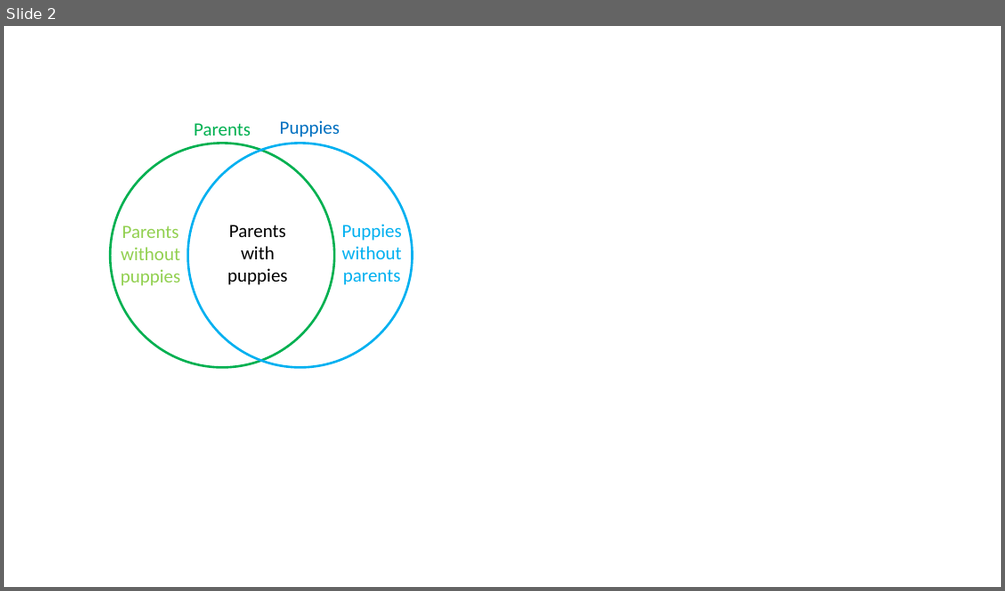
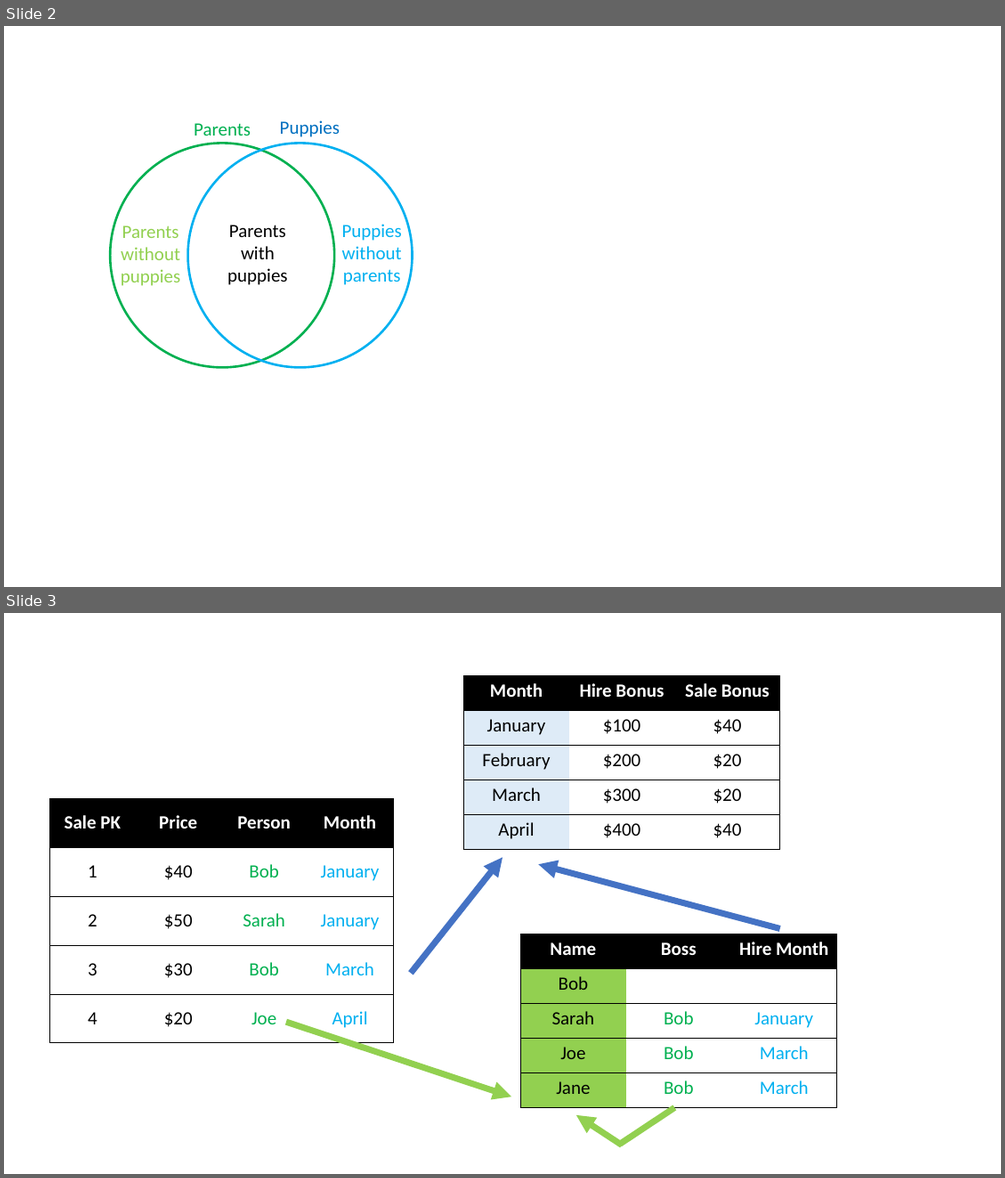
Before and after one commit to profgarrett/jsgames, a slide deck: static/sql_diagrams.pptx. Shown one above the other, each under a label of ours: slide 2 before the commit, slides 2 and 3 after it. The pictures are 1005x591 and 1005x1178 pixels, drawn with LibreOffice and Linux fonts; fonts in the diff are those of the drawing. Boxes give left, top, right and bottom in pixels: in the first picture for what was removed or moved away, otherwise in the second. Text is boxed around its words. In the diff, an @@ line names an element or a change of style, - is before the commit and + after.

```diff
--- a/static/sql_diagrams.pptx
+++ b/static/sql_diagrams.pptx
@@ slide 3 added at (4,613,1001,1174), background #FFFFFF @@
@@ table added at (464,676,780,850), 5 rows, 3 columns @@
+Month | Hire Bonus | Sale Bonus
+January | $100 | $40
+February | $200 | $20
+March | $300 | $20
+April | $400 | $40
@@ table added at (49,798,394,1043), 5 rows, 4 columns @@
+Sale PK | Price | Person | Month
+1 | $40 | Bob | January
+2 | $50 | Sarah | January
+3 | $30 | Bob | March
+4 | $20 | Joe | April
@@ arrow added from (411, 973) to (502, 858), #4472C4 6 pt @@
@@ arrow added from (780, 929) to (539, 864), #4472C4 6 pt @@
@@ table added at (521,933,837,1107), 5 rows, 3 columns @@
+Name | Boss | Hire Month
+Bob |  | 
+Sarah | Bob | January
+Joe | Bob | March
+Jane | Bob | March
@@ arrow added from (286, 1022) to (512, 1097), #92D050 6 pt @@
@@ arrow added from (622, 1144) to (576, 1115), #92D050 6 pt @@
@@ line added from (620, 1144) to (675, 1107), #92D050 6 pt @@
```
Also in this commit, not shown: 1 other slide added, 17 other files.
